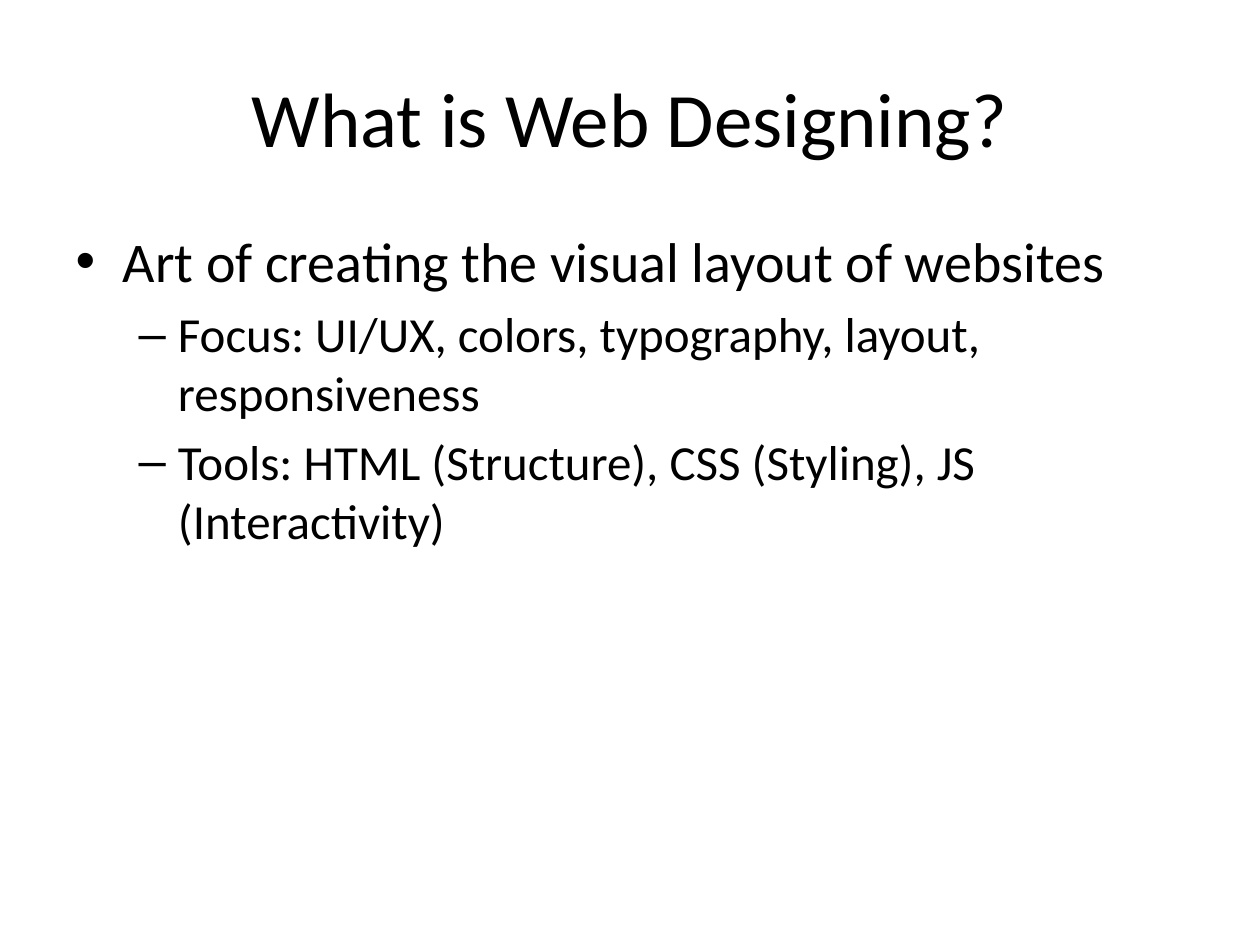
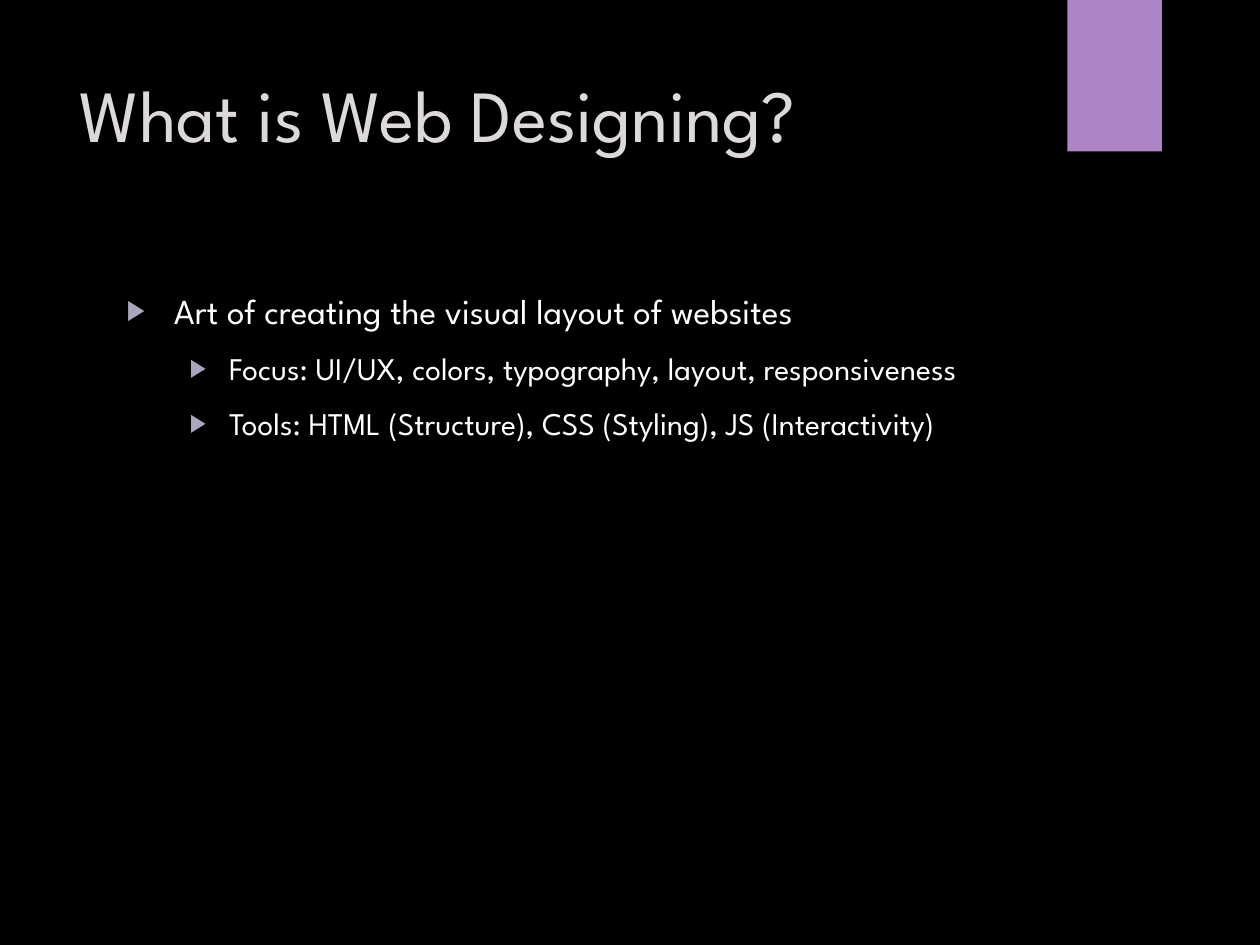
Before and after one commit to CodingBySahil/CorvitSystemPeshawarWeb, a slide deck: slide 5 of Web Designing Course/demo/Web_Designing_Demo_Class_Presentation.pptx (slide 2 before the commit). Drawn at 1260x945 pixels with LibreOffice and Linux fonts; fonts in the diff are those of the drawing; background and template pictures are left out. Boxes give left, top, right and bottom in pixels: in the first picture for what was removed or moved away, otherwise in the second. Text is boxed around its words. In the diff, an @@ line names an element or a change of style, - is before the commit and + after.

```diff
--- a/Web Designing Course/demo/Web_Designing_Demo_Class_Presentation.pptx
+++ b/Web Designing Course/demo/Web_Designing_Demo_Class_Presentation.pptx
@@ background #FFFFFF to picture (left out) @@
@@ rectangle added at (1067, 0, 1162, 151), fill #AD84C6 @@
@@ title "What is Web Designing?": place and size @@
-title "What is Web Designing?" at (252, 93, 1007, 161)
+title "What is Web Designing?" at (79, 91, 795, 158)
@@ title "What is Web Designing?" at (79, 91, 795, 158): size 44 to 42 pt, font Calibri to League Spartan, text colour #000000 to #DCD8DC; alignment centre to left; vertical alignment middle to top @@
@@ text "Art of creating the visual ...": place and size @@
-text "Art of creating the visual ..." at (123, 243, 1104, 547)
+text "Art of creating the visual ..." at (174, 299, 956, 442)
@@ text "Art of creating the visual ..." at (174, 299, 956, 442): size 32 to 20 pt in "Art of creating the visual layout of ..."; font Calibri to League Spartan, text colour #000000 to #FFFFFF; size 28 to 18 pt in "Focus: UI/UX, colors, typography, layout, responsiveness", "Tools: HTML (Structure), CSS (Styling), JS (Interactivity)"; bullet • to ▶; more space between paragraphs; bullet – to ▶ @@
```
Also in this commit, not shown: 9 other slides changed, 5 slides added.
